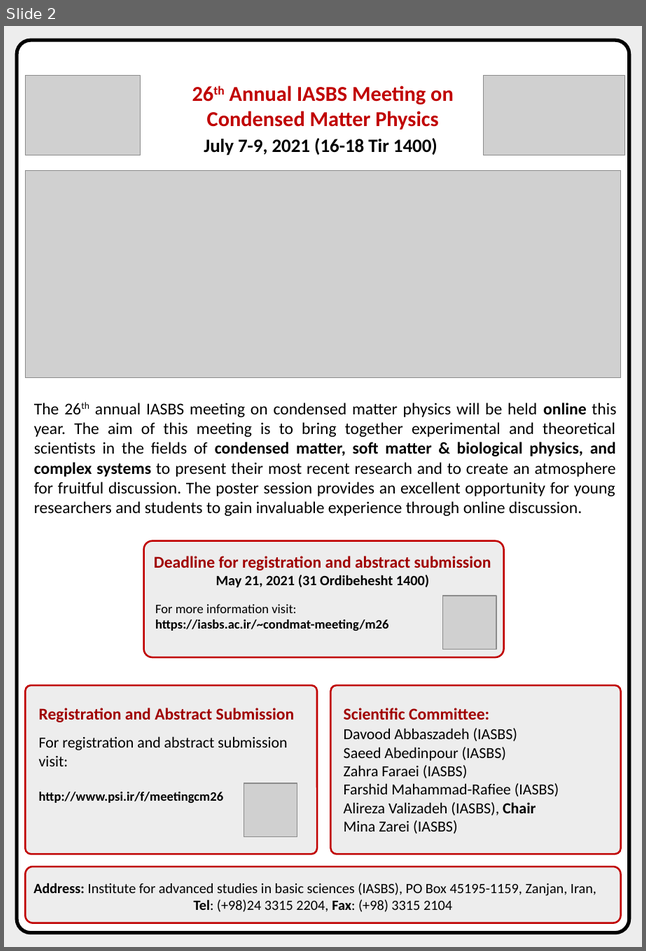
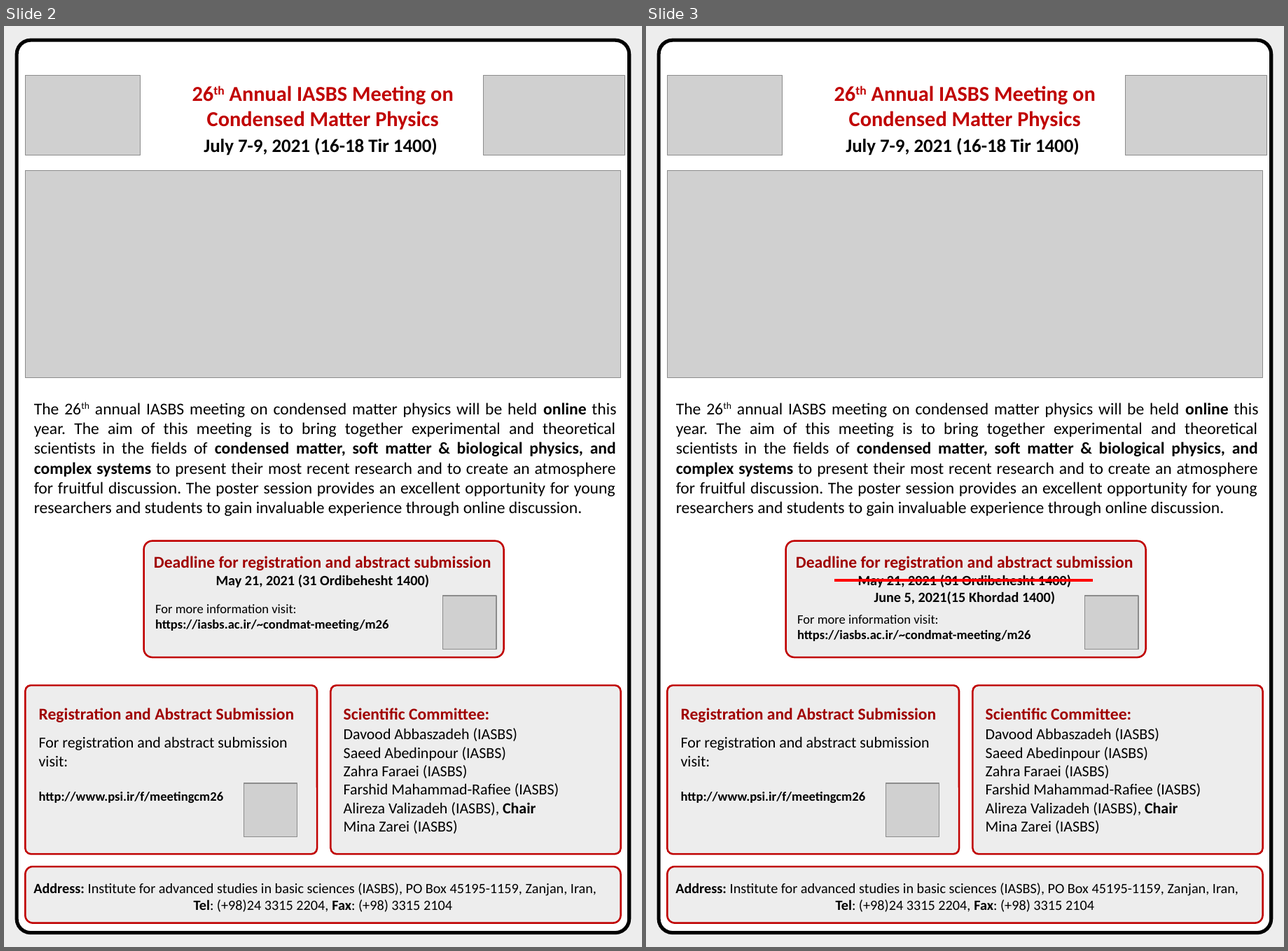
Before and after one commit to SaeedTaghavi/cm26, a slide deck: materials/poster/poster-en.pptx. Shown side by side, each under a label of ours: slide 2 before the commit, slides 2 and 3 after it. The pictures are 646x951 and 1288x951 pixels, drawn with LibreOffice and Linux fonts; fonts in the diff are those of the drawing; grey boxes stand for pictures. Boxes give left, top, right and bottom in pixels: in the first picture for what was removed or moved away, otherwise in the second. Text is boxed around its words. In the diff, an @@ line names an element or a change of style, - is before the commit and + after.

Commit message:
change poster add extended date to posters

```diff
--- a/materials/poster/poster-en.pptx
+++ b/materials/poster/poster-en.pptx
@@ slide 3 added at (646, 26, 1284, 947), background #EDEDED @@
@@ rounded rectangle added at (659, 41, 1271, 933), fill #FFFFFF, outline #000000 3 pt @@
@@ picture added at (667, 75, 782, 156) @@
@@ text added at (849, 85, 1095, 130), 18 pt, text #C00000, bold @@
+26th Annual IASBS Meeting on Condensed Matter Physics
@@ picture added at (1125, 75, 1267, 156) @@
@@ text added at (846, 138, 1079, 156), 16 pt, text #000000, bold @@
+July 7-9, 2021 (16-18 Tir 1400)
@@ picture added at (667, 170, 1263, 378) @@
@@ text added at (676, 403, 1258, 516), 14 pt, text #000000 @@
+The 26th annual IASBS meeting on condensed matter physics will be held online this year. The aim of this meeting is to bring together experimental and theoretical scientists in the fields of condensed matter, soft matter & biological physics, and complex systems to present their most recent research and to create an atmosphere for fruitful discussion. The poster session provides an excellent opportunity for young researchers and students to gain invaluable experience through online discussion.
@@ math minus added at (789, 576, 1138, 585), fill #FF0000, outline #FF0000 1 pt @@
@@ group added at (785, 541, 1145, 657): 2 texts, 1 rounded rectangle, 1 picture @@
+Deadline for registration and abstract submission
+May 21, 2021 (31 Ordibehesht 1400)
+June 5, 2021(15 Khordad 1400)
+For more information visit:
+https://iasbs.ac.ir/~condmat-meeting/m26
@@ rounded rectangle added at (667, 686, 959, 854), fill #EDEDED, outline #C00000 1.5 pt @@
@@ rounded rectangle added at (972, 686, 1263, 854), fill #EDEDED, outline #C00000 1.5 pt @@
@@ text added at (681, 708, 936, 803), 13 pt, text #000000, bold @@
+Registration and Abstract Submission
+For registration and abstract submission visit:
+http://www.psi.ir/f/meetingcm26
@@ text added at (986, 708, 1200, 834), 13 pt, text #000000 @@
+Scientific Committee:
+Davood Abbaszadeh (IASBS)
+Saeed Abedinpour (IASBS)
+Zahra Faraei (IASBS)
+Farshid Mahammad-Rafiee (IASBS)
+Alireza Valizadeh (IASBS), Chair
+Mina Zarei (IASBS)
@@ picture added at (886, 783, 939, 837) @@
@@ rounded rectangle added at (667, 867, 1263, 923), fill #EDEDED, outline #C00000 1.5 pt @@
@@ text added at (675, 883, 1238, 912), 12 pt, text #000000 @@
+Address: Institute for advanced studies in basic sciences (IASBS), PO Box 45195-1159, Zanjan, Iran,
+Tel: (+98)24 3315 2204, Fax: (+98) 3315 2104
```
Also in this commit, not shown: 5 other files.
